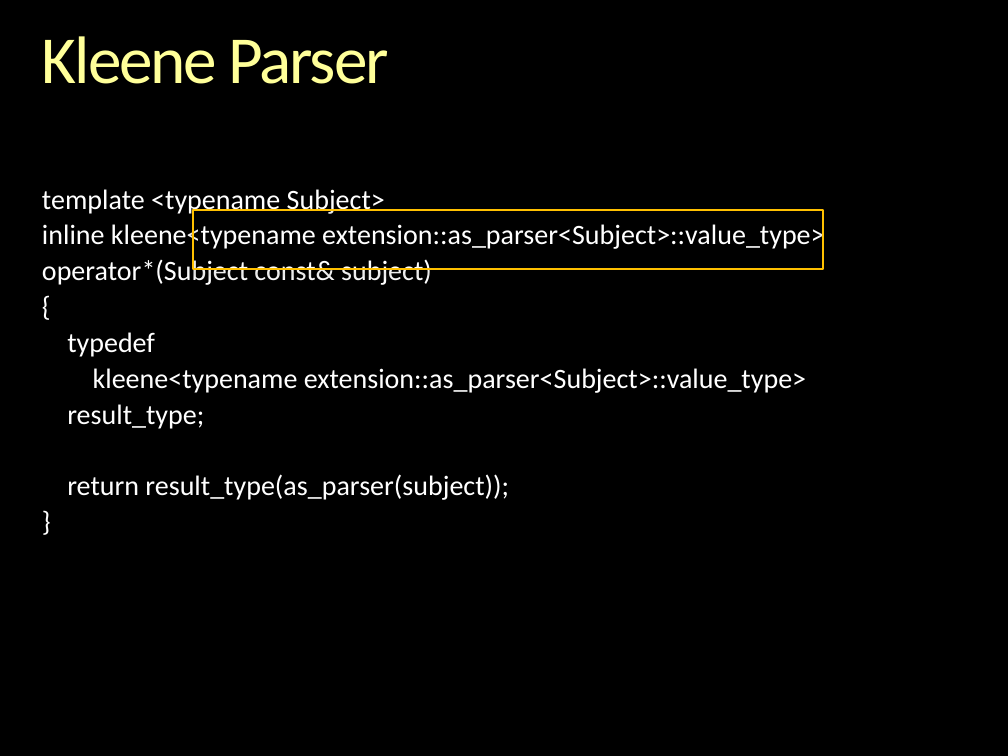
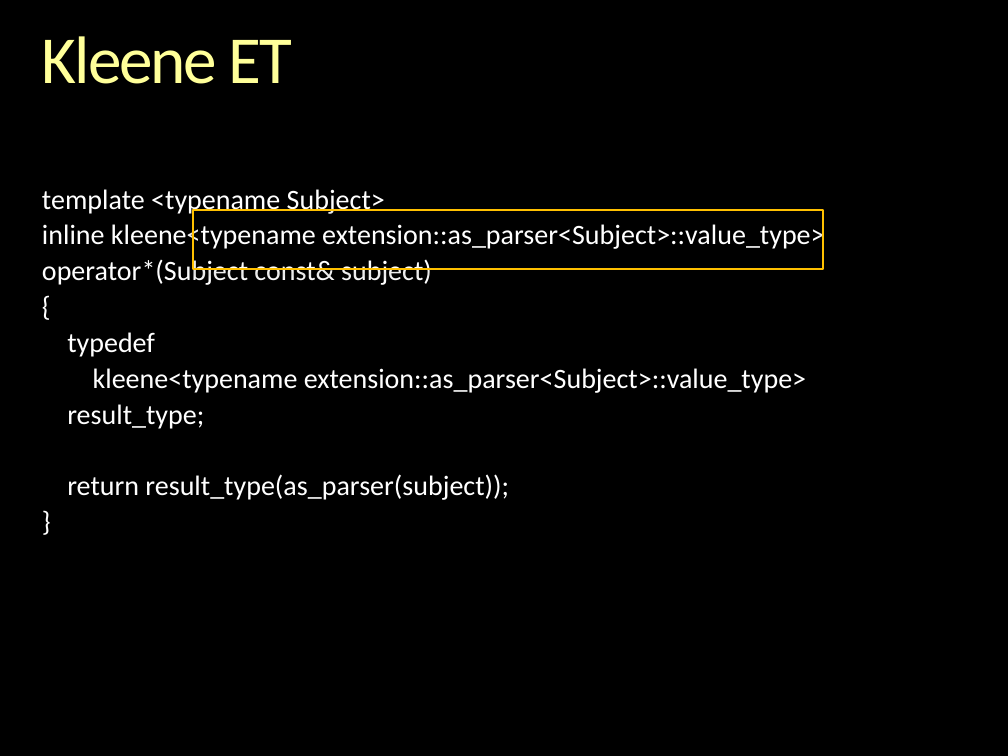
Before and after one commit to boostorg/spirit, a slide deck: slide 59 of libs/spirit/doc/cppnow_2013/Inside Spirit X3.pptx. Drawn at 1008x756 pixels with LibreOffice and Linux fonts; fonts in the diff are those of the drawing; background and template pictures are left out. Boxes give left, top, right and bottom in pixels: in the first picture for what was removed or moved away, otherwise in the second. Text is boxed around its words. In the diff, an @@ line names an element or a change of style, - is before the commit and + after.

```diff
--- a/libs/spirit/doc/cppnow_2013/Inside Spirit X3.pptx
+++ b/libs/spirit/doc/cppnow_2013/Inside Spirit X3.pptx
@@ title at box(42, 36, 291, 84): text changed @@
-Kleene Parser
+Kleene ET
```
Also in this commit, not shown: 6 other slides changed, 24 slides added, 1 other file.
